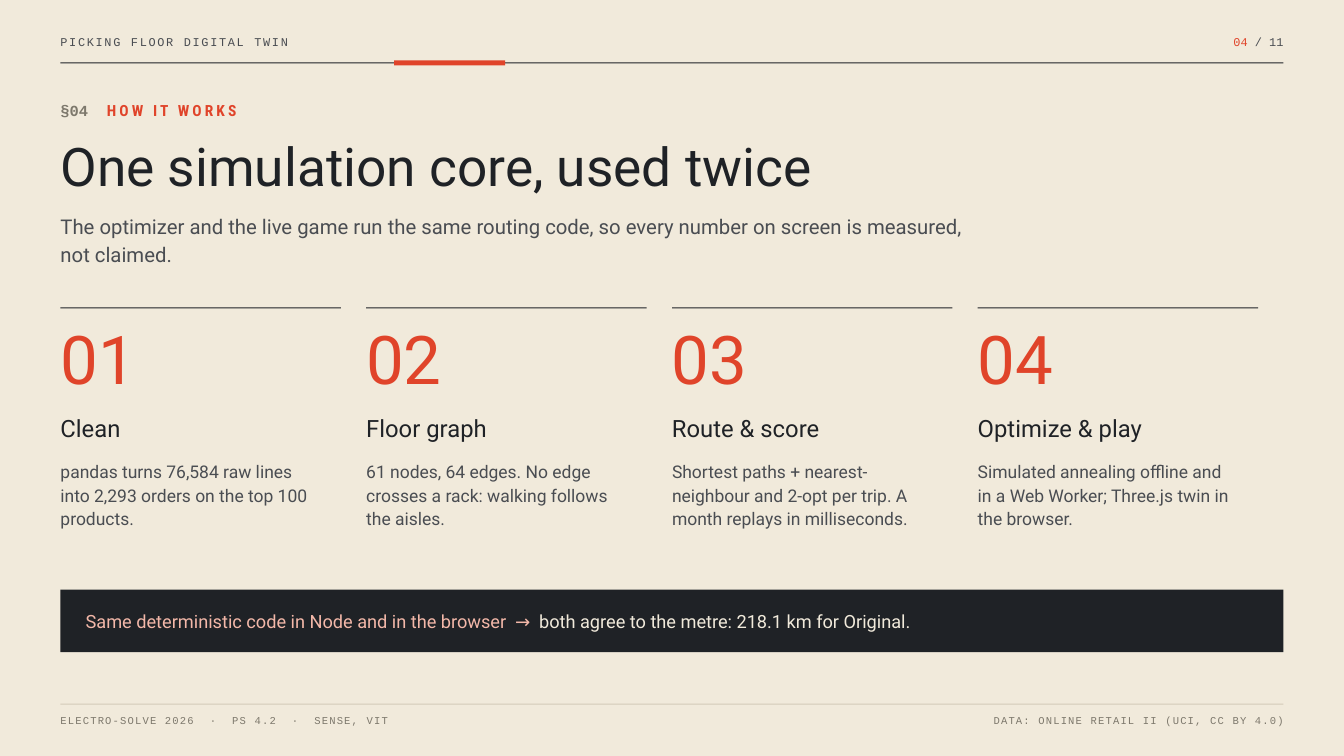
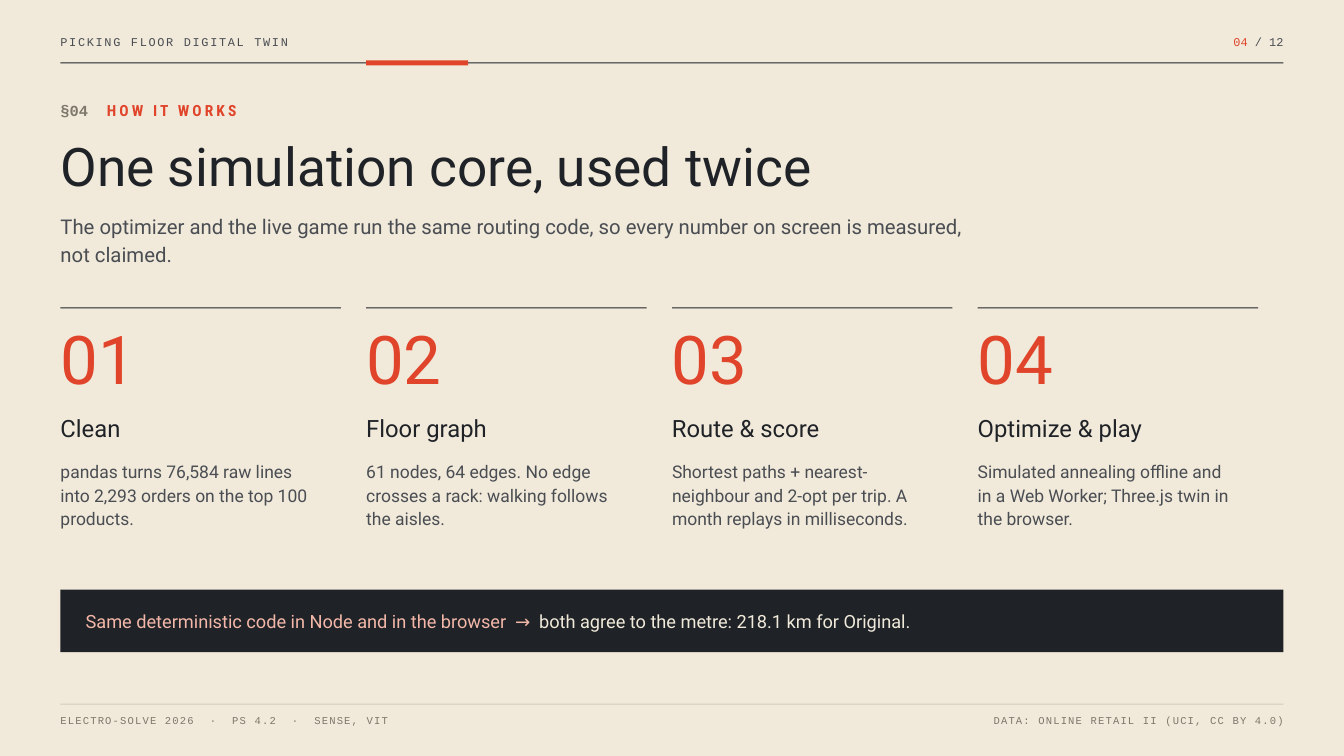
Before and after one commit to 007jaidev-ai/warehouse-twin, a slide deck: slide 4 of ElectroSolve_2026_Warehouse_Digital_Twin.pptx. Drawn at 1344x756 pixels with LibreOffice and Linux fonts; fonts in the diff are those of the drawing. Boxes give left, top, right and bottom in pixels: in the first picture for what was removed or moved away, otherwise in the second. Text is boxed around its words. In the diff, an @@ line names an element or a change of style, - is before the commit and + after.

```diff
--- a/ElectroSolve_2026_Warehouse_Digital_Twin.pptx
+++ b/ElectroSolve_2026_Warehouse_Digital_Twin.pptx
@@ text at (1233, 38, 1283, 46): text changed @@
-04 / 11
+04 / 12
@@ rectangle: place and size @@
-rectangle at (394, 60, 505, 66)
+rectangle at (366, 60, 468, 66)
```
Also in this commit, not shown: 10 other slides changed, 1 slide added, 26 other files.
